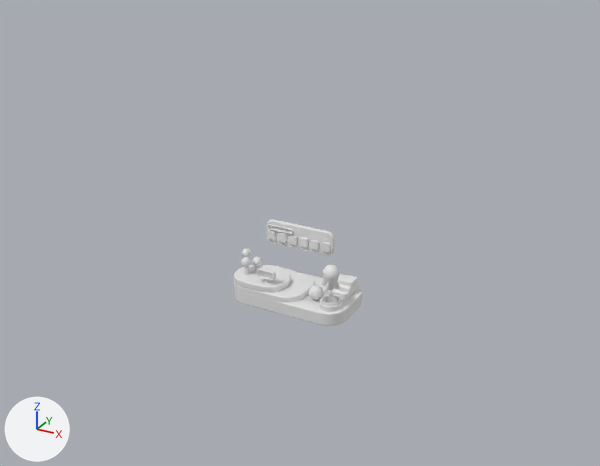
Two versions of the Blender file blendergo/02.blend, one commit apart.
Before and after are seen from a camera (50 mm lens) standing at (29.6, -50.6, 31.7) and looking at (0.8, 1.8, 5.5). Lighting does not change. The marker at lower left points along +X, +Y and +Z. Text is drawn in Blender's own font.

The first picture shows 'Cube', 'Cube.001', 'Cube.002', '柱体.003', '柱体.004', '柱体.006', '柱体.007', '立方体.004', '立方体.005', '立方体.006'.
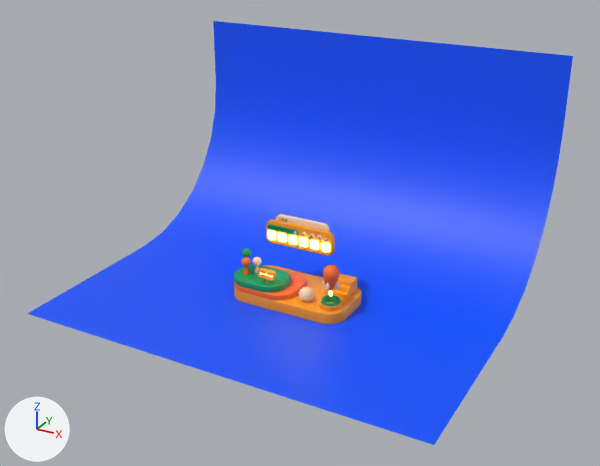
Edits to the bpy script that builds the scene:
```text
Change mat_material:
    mat_material.base_color: (0.8, 0.8, 0.8) -> (1.0, 0.337, 0.0123)  # white #e7e7e7 -> orange #ff9d1d
Change me_cube_001:
    where me_cube_001.from_pydata(...)  # 64 vertices, 34 faces; spans x -5.0..1.3, y -2.75..1.53, z -0.56..-0.02
    remove me_cube_001.materials.append(mat_material)  # white #e7e7e7
    add me_cube_001.materials.append(mat_材质)  # orange #ff6f1d
Change me_cube_002:
    where me_cube_002.from_pydata(...)  # 64 vertices, 34 faces; spans x -5.0..-0.33, y -2.75..0.53, z -0.56..-0.02
    remove me_cube_002.materials.append(mat_material)  # white #e7e7e7
    add me_cube_002.materials.append(mat_材质_001)  # green #0b9d58
Change me_柱体_007:
    where me_柱体_007.from_pydata(...)  # 896 vertices, 866 faces; spans x -1.0..1.0, y -1.0..1.0, z -1.2..1.85
    add me_柱体_007.materials.append(mat_材质)  # orange #ff6f1d
Change me_立方体_005:
    where me_立方体_005.from_pydata(...)  # 64 vertices, 34 faces; spans x -0.38..0.38, y -0.38..0.38, z -0.092..0.092
    add me_立方体_005.materials.append(mat_材质_003)  # white #e7e7e7
Add me_平面:
    me_平面.from_pydata([(-1.0, -1.0, 0.0), (1.0, -1.0, 0.0), (-1.0, 0.61, 0.0), (1.0, 0.61, 0.0), (-1.0, 0.61, 1.1), (1.0, 0.61, 1.1)], [], [(0, 1, 3, 2), (2, 3, 5, 4)])
    me_平面.polygons.foreach_set('use_smooth', [True] * 2)
    me_平面.materials.append(mat_blue)  # blue #0053fe
Add cu_贝塞尔曲线_001:
    cu_贝塞尔曲线_001 = bpy.data.curves.new('贝塞尔曲线.001', 'CURVE')
    cu_贝塞尔曲线_001.dimensions = '3D'
    _sp = cu_贝塞尔曲线_001.splines.new('BEZIER'); _sp.bezier_points.add(7)
    _sp.bezier_points.foreach_set('co', [-1.149, 0.0, -0.118, -0.824, 0.0, 0.124, -0.482, 0.0, -0.118, -0.149, 0.0, 0.124, 0.185, 0.0, -0.118, 0.518, 0.0, 0.124, 0.834, 0.0, -0.128, 1.078, 0.0, 0.058])
    _sp.bezier_points.foreach_set('handle_left', [-1.31, 0.0, -0.121, -1.03, 0.0, 0.124, -0.715, 0.0, -0.118, -0.355, 0.0, 0.124, -0.0149, 0.0, -0.118, 0.319, 0.0, 0.126, 0.633, -0.0000327, -0.124, 1.036, 0.0, 0.00077])
    _sp.bezier_points.foreach_set('handle_right', [-0.988, 0.0, -0.116, -0.635, 0.0, 0.124, -0.261, 0.0, -0.118, 0.0588, 0.0, 0.124, 0.395, 0.0, -0.118, 0.727, 0.0, 0.122, 0.993, 0.000026, -0.131, 1.139, 0.0, 0.142])
    for _p, _l, _r in zip(_sp.bezier_points, ['ALIGNED', 'ALIGNED', 'ALIGNED', 'ALIGNED', 'ALIGNED', 'ALIGNED', 'ALIGNED', 'ALIGNED'], ['ALIGNED', 'ALIGNED', 'ALIGNED', 'ALIGNED', 'ALIGNED', 'ALIGNED', 'ALIGNED', 'ALIGNED']): _p.handle_left_type = _l; _p.handle_right_type = _r
    _sp.order_u = 0
    _sp.order_v = 0
    cu_贝塞尔曲线_001.materials.append(mat_材质_002)  # beige #ffdcb4
    cu_贝塞尔曲线_001.use_path = True
    cu_贝塞尔曲线_001.bevel_depth = 0.07
    cu_贝塞尔曲线_001.fill_mode = 'FULL'
    cu_贝塞尔曲线_001.use_fill_caps = True
Add ob_平面:
    ob_平面 = bpy.data.objects.new('平面', me_平面)  # modifiers BEVEL
    ob_平面.location = (0.0, 6.26, -0.36)
    ob_平面.scale = (16.9, 16.9, 16.9)
Add ob_立方体_008:
    ob_立方体_008 = bpy.data.objects.new('立方体.008', me_立方体_002)  # 64 vertices, 34 faces; spans x -2.42..2.42, y -0.19..0.19, z -1.0..1.0; in mat_材质_002 (beige #ffdcb4); modifiers BEVEL, SUBSURF
    ob_立方体_008.location = (0.07, 3.4, 4.98)
Add ob_贝塞尔曲线:
    ob_贝塞尔曲线 = bpy.data.objects.new('贝塞尔曲线', cu_贝塞尔曲线_001)
    ob_贝塞尔曲线.location = (1.48, 2.76, 5.02)
```

Pixel boxes [x1, y1, x2, y2] of what changed, in the pictures (600 x 466 px):
'平面', added (blue)
    after: [27, 21, 573, 445]
'Cube', recoloured (white to orange)
    both: [234, 265, 362, 326]
'立方体.005', recoloured (white to orange)
    both: [266, 219, 335, 256]
'Cube.001', recoloured (white to orange)
    both: [234, 266, 314, 302]
'Cube.002', recoloured (white to green)
    both: [234, 265, 290, 292]
'立方体.006', recoloured
    both: [268, 230, 330, 252]
'立方体.004', recoloured (white to orange)
    both: [324, 273, 357, 299]
'立方体.008', added
    after: [275, 214, 330, 232]
'柱体.007', recoloured (white to orange)
    both: [323, 265, 339, 290]
'柱体.004', recoloured (white to orange)
    both: [258, 268, 276, 281]
'柱体.006', recoloured
    both: [319, 299, 342, 312]
'贝塞尔曲线', added
    after: [301, 232, 327, 241]
